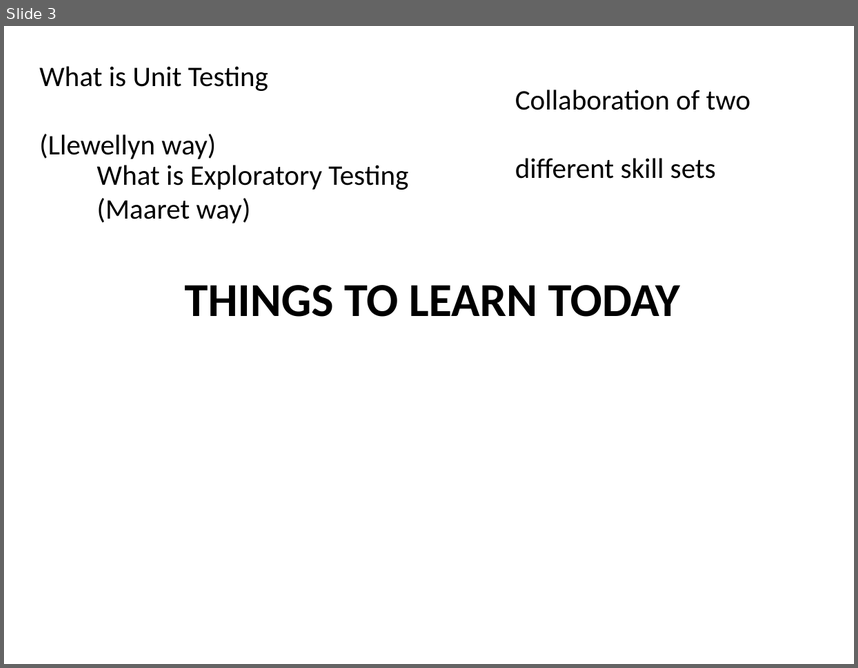
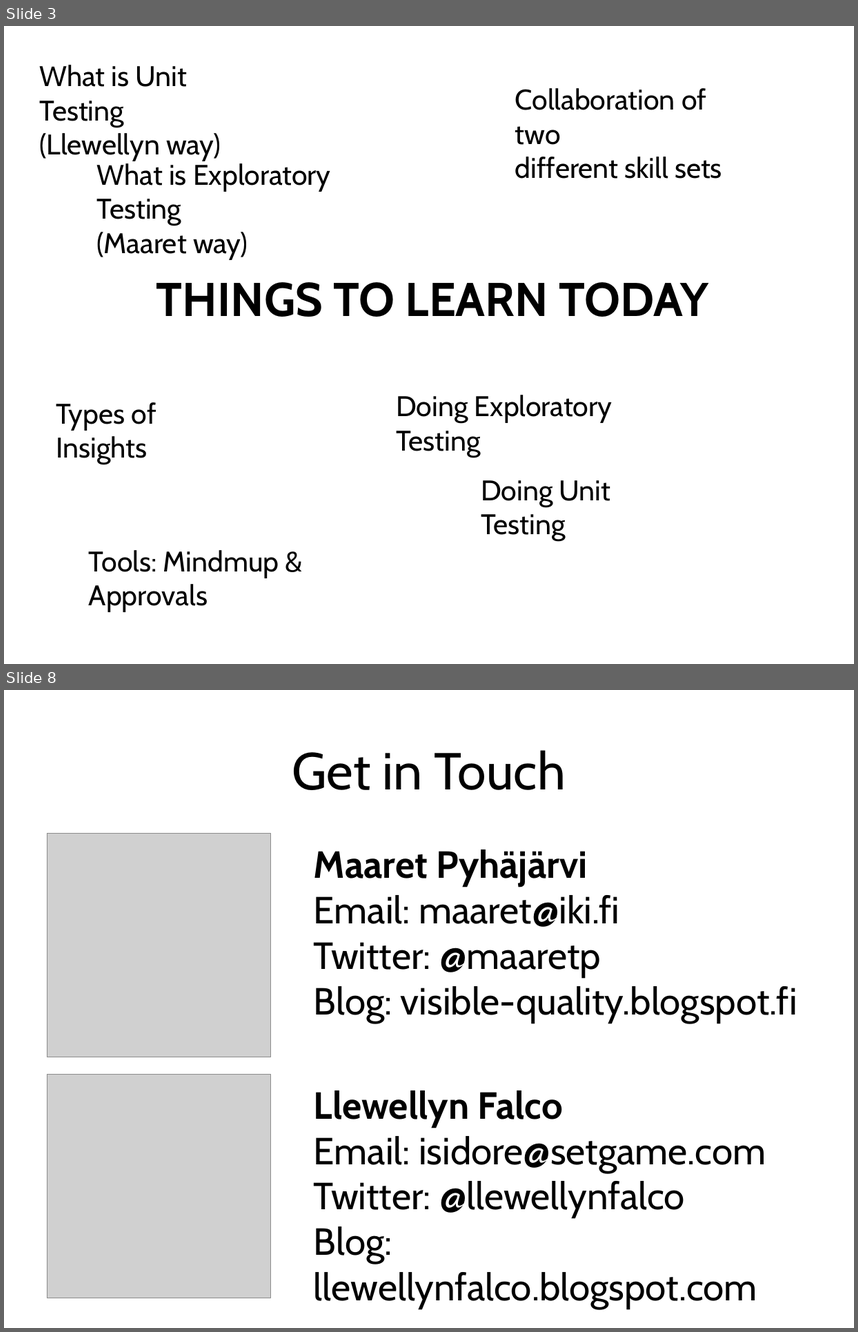
Before and after one commit to isidore/darkFunction-Editor, a slide deck: Courseware/Slides.pptx. Shown one above the other, each under a label of ours: slide 3 before the commit, slides 3 and 8 after it; the slides between them are not shown. The pictures are 858x668 and 858x1332 pixels, drawn with LibreOffice and Linux fonts; fonts in the diff are those of the drawing; grey boxes stand for pictures. Boxes give left, top, right and bottom in pixels: in the first picture for what was removed or moved away, otherwise in the second. Text is boxed around its words. In the diff, an @@ line names an element or a change of style, - is before the commit and + after.

```diff
--- a/Courseware/Slides.pptx
+++ b/Courseware/Slides.pptx
@@ slide 8 added at [4,690,854,1328], background #FFFFFF @@
@@ title added at [292,750,566,790], 44 pt, text #000000 @@
+Get in Touch
@@ picture added at [47,834,271,1057] @@
@@ text added at [314,849,797,1023], 32 pt, text #000000 @@
+Maaret Pyhäjärvi
+Email: maaret@iki.fi
+Twitter: @maaretp
+Blog: visible-quality.blogspot.fi
@@ picture added at [47,1074,271,1298] @@
@@ text added at [314,1090,766,1308], 32 pt, text #000000 @@
+Llewellyn Falco
+Email: isidore@setgame.com
+Twitter: @llewellynfalco
+Blog: llewellynfalco.blogspot.com
@@ slide 3 changed as well @@
@@ font Calibri to Cabin in 4 elements at [156,282,708,316], [39,65,221,161], [97,163,331,260], [515,88,722,178] @@
@@ text added at [396,394,613,457], 24 pt, text #000000 @@
+Doing Exploratory Testing
@@ text added at [56,402,156,464], 24 pt, text #000000 @@
+Types of Insights
@@ text added at [481,480,611,541], 24 pt, text #000000 @@
+Doing Unit Testing
@@ text added at [89,550,279,612], 24 pt, text #000000 @@
+Tools: Mindmup & Approvals
```
Also in this commit, not shown: 4 other slides changed, 6 other slides added, 2 slides removed.
